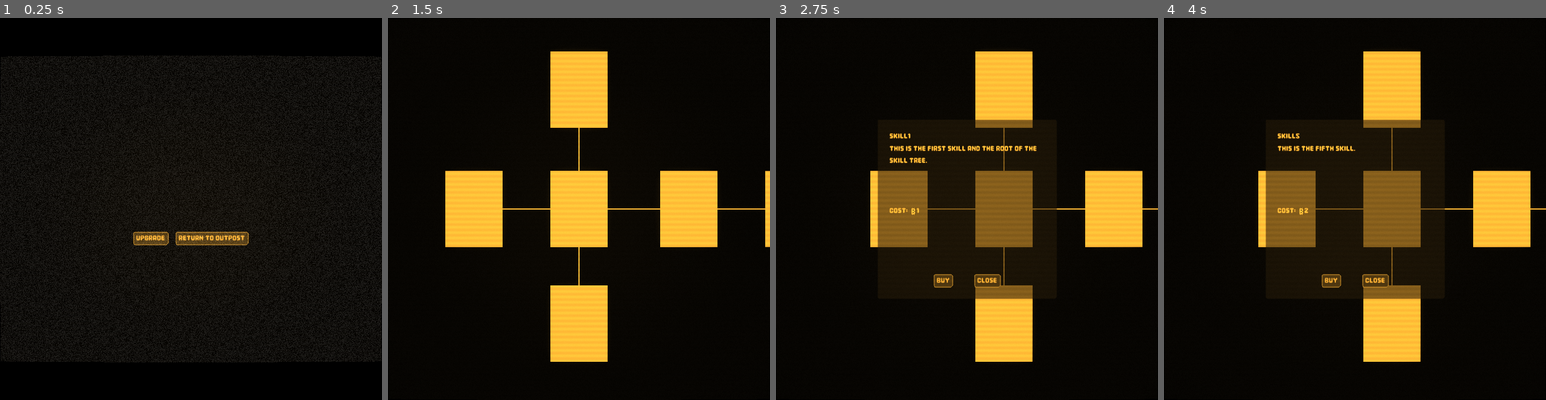
Above: before the commit, frames 1-4 (left to right).
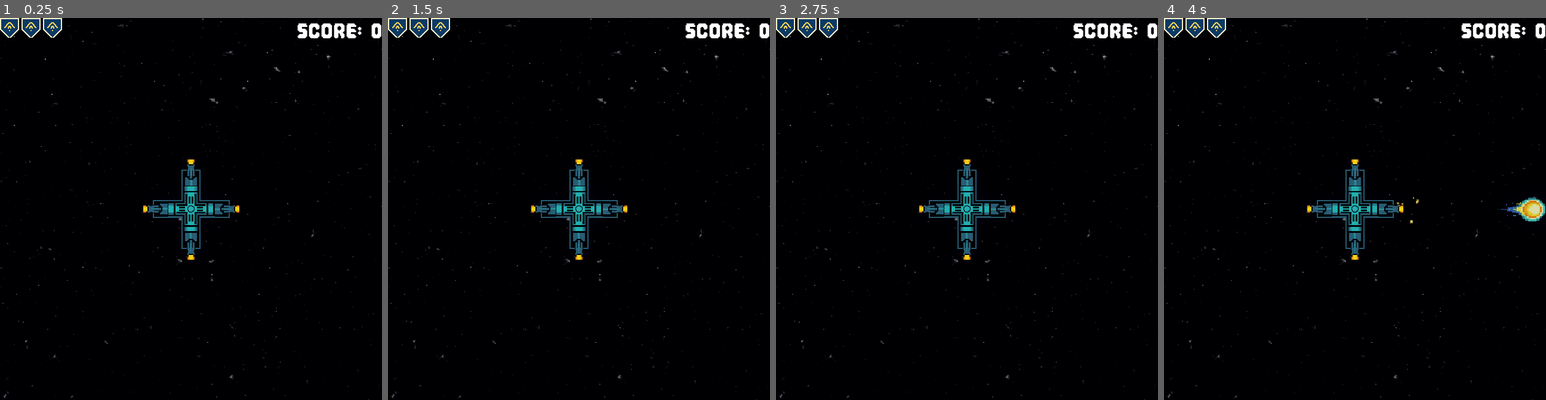
Above: after the commit, the same moments.

Repository: skain/incremental-outpost
Game: Godot game, scene res://scenes/main/main.tscn
The game is run twice, just before and just after one commit, with the same random seed, the same clock (stepped at 60 frames per second) and the same inputs.
Inputs (mouse positions are in pixels of both pictures, inside the frame that each line leads up to):
- Up to frame 1 (0.25 s): no input
- Up to frame 2 (1.5 s): tap Enter (start_game) at 0.5 s; move the mouse to (663, 189) at 0.52 s; hold Right (fire_right) 0.53-1.25 s; hold Enter (start_game) 0.53-1.25 s; click (663, 189) at 0.67 s; click (536, 239) at 1.25 s, where only the run before the commit has a clickable "Upgrade"
- Up to frame 3 (2.75 s): tap Enter (start_game) at 2 s; drag from (967, 209) to (1077, 209) at 2.02 s
- Up to frame 4 (4 s): click (1332, 281) at 2.75 s, where only the run before the commit has a clickable "Buy"; tap Enter (start_game) at 3.5 s; move the mouse to (1500, 209) at 3.52 s; hold Right (fire_right) from 3.53 s (still down); hold Enter (start_game) from 3.53 s (still down); click (1500, 209) at 3.67 s

The runs differ from the first frame. In frame 1, 39% of the frame differs, in the area x 0-100%, y 0-100%; in frame 2, 17%; in frame 3, 30%; in frame 4, 30%.

Commit message:
better projectile graphics

Diff:
--- a/scenes/main/main.gd
+++ b/scenes/main/main.gd
@@ -16,8 +16,8 @@
 
 # Called when the node enters the scene tree for the first time.
 func _ready() -> void:
-	#_start_game()
-	_switch_to_crt()
+	_start_game()
+	#_switch_to_crt()
 
 func _start_game() -> void:
 	if not game_over:
Binary file changed: assets/enemy-projectile.png
Binary file changed: assets/player-projectile.png
Binary file added: wip/projectile-pixelate.png
Not shown, added: wip/projectile-pixelate.png.import
Not shown, added: pixelorama/enemy-projectile.pxo
Not shown, changed: pixelorama/player-projectile.pxo
